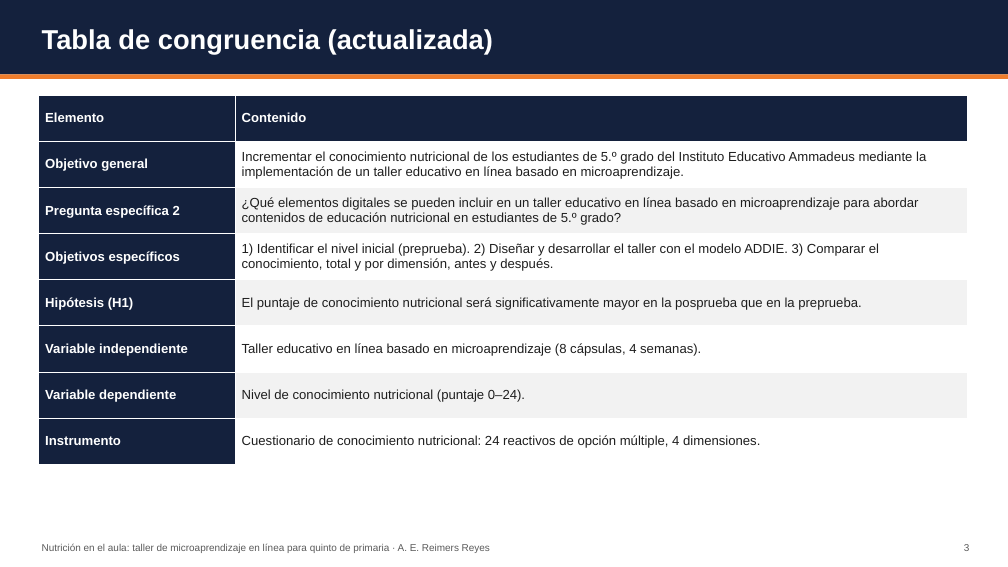
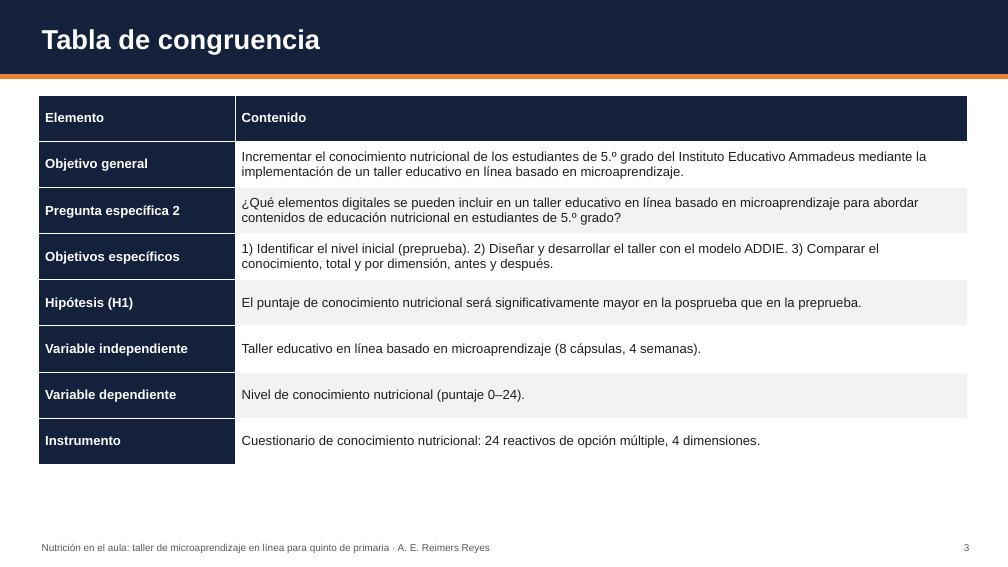
Before and after one commit to dreimers178/Finanzas, a slide deck: slide 3 of protocolo-MTIE/actividad4/Actividad4_Presentacion_avances_Reimers.pptx. Drawn at 1008x567 pixels with LibreOffice and Linux fonts; fonts in the diff are those of the drawing. Boxes give left, top, right and bottom in pixels: in the first picture for what was removed or moved away, otherwise in the second. Text is boxed around its words. In the diff, an @@ line names an element or a change of style, - is before the commit and + after.

```diff
--- a/protocolo-MTIE/actividad4/Actividad4_Presentacion_avances_Reimers.pptx
+++ b/protocolo-MTIE/actividad4/Actividad4_Presentacion_avances_Reimers.pptx
@@ text at [42, 29, 320, 54]: text changed @@
-Tabla de congruencia (actualizada)
+Tabla de congruencia
```
Also in this commit, not shown: 2 other files.
